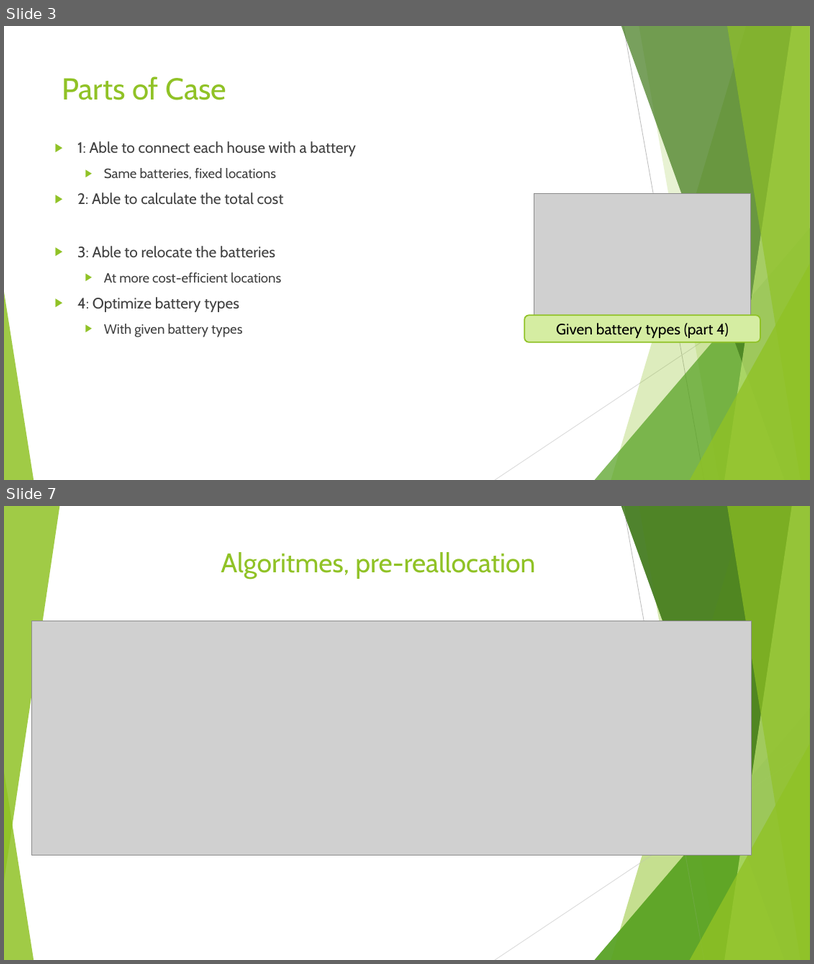
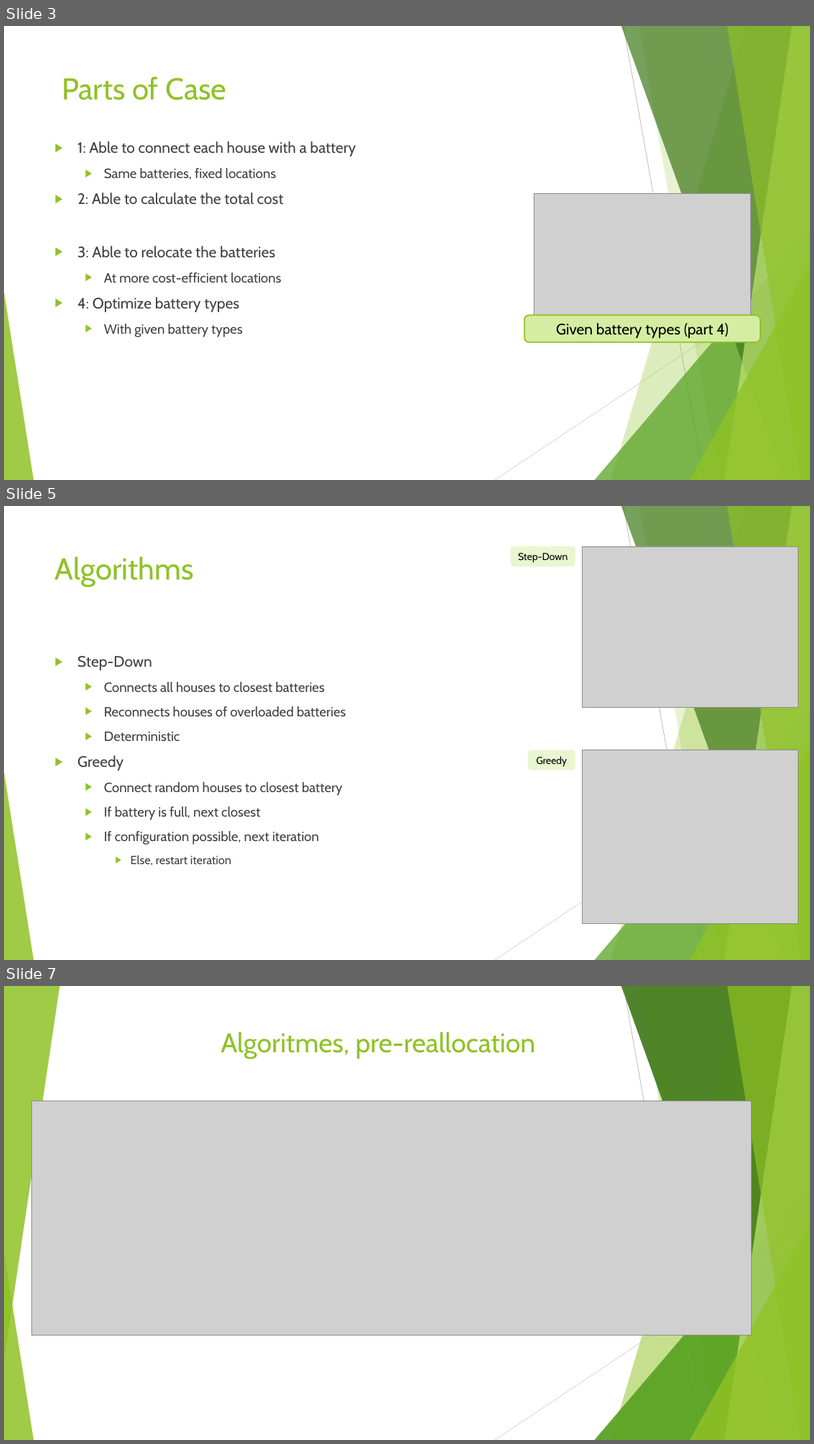
Before and after one commit to JSMR-heuristics/JSMR, a slide deck: results/pres_figures/EndPres.pptx. Shown one above the other, each under a label of ours: slides 3 and 7 before the commit, slides 3, 5 and 7 after it; the slides between them are not shown. The pictures are 814x964 and 814x1444 pixels, drawn with LibreOffice and Linux fonts; fonts in the diff are those of the drawing; grey boxes stand for pictures. Boxes give left, top, right and bottom in pixels: in the first picture for what was removed or moved away, otherwise in the second. Text is boxed around its words. In the diff, an @@ line names an element or a change of style, - is before the commit and + after.

```diff
--- a/results/pres_figures/EndPres.pptx
+++ b/results/pres_figures/EndPres.pptx
@@ slide 5 added at (4,506,810,960), background #FFFFFF; not listed: 10 template elements that a slide beside it also shows @@
@@ rounded rectangle added at (511,546,576,567), fill #EAF6D1, 12 pt, text #000000 @@
+Step-Down
@@ picture added at (582,546,799,708) @@
@@ title added at (55,556,194,587), 36 pt, text #90C226 @@
+Algorithms
@@ text added at (77,656,346,865), 16 pt, text #404040 @@
+▶ Step-Down
+  ▶ Connects all houses to closest batteries
+  ▶ Reconnects houses of overloaded batteries
+  ▶ Deterministic
+▶ Greedy
+  ▶ Connect random houses to closest battery
+  ▶ If battery is full, next closest
+  ▶ If configuration possible, next iteration
+    ▶ Else, restart iteration
@@ rounded rectangle added at (528,750,576,770), fill #EAF6D1, 12 pt, text #000000 @@
+Greedy
@@ picture added at (582,750,799,924) @@
```
Also in this commit, not shown: 2 slides changed, 1 other slide added, 2 slides removed, 3 other files.
